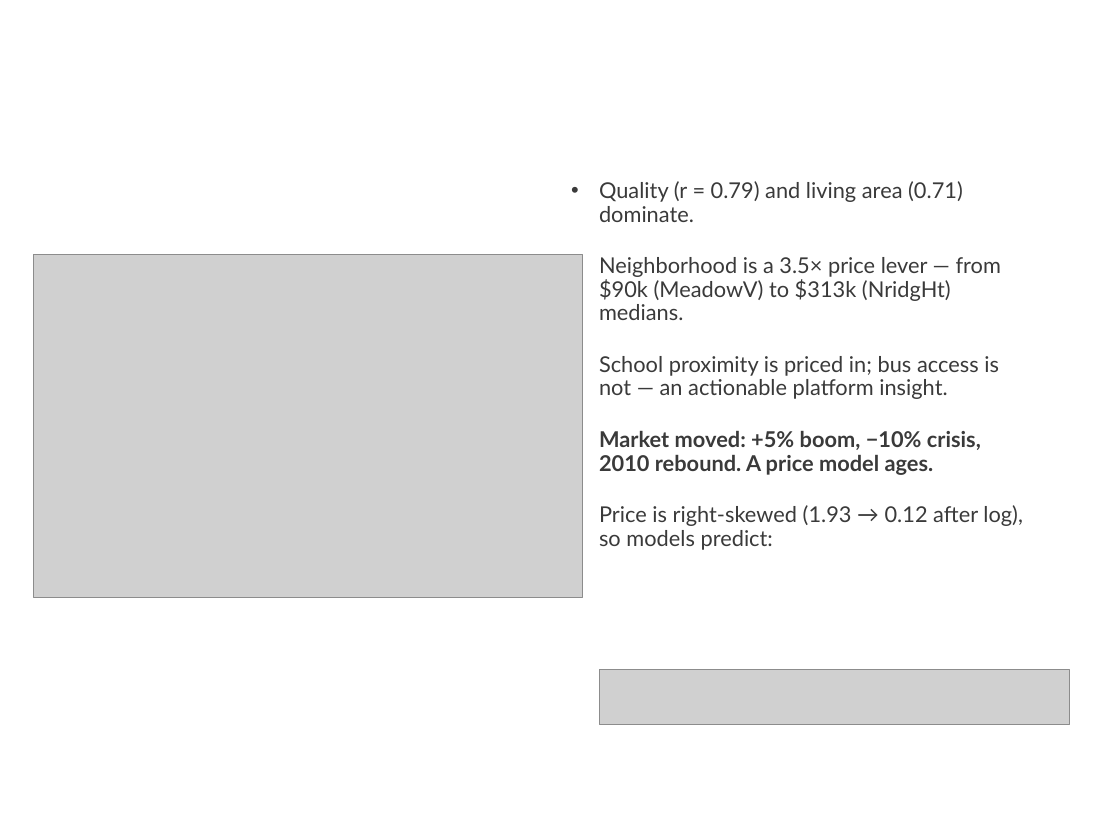
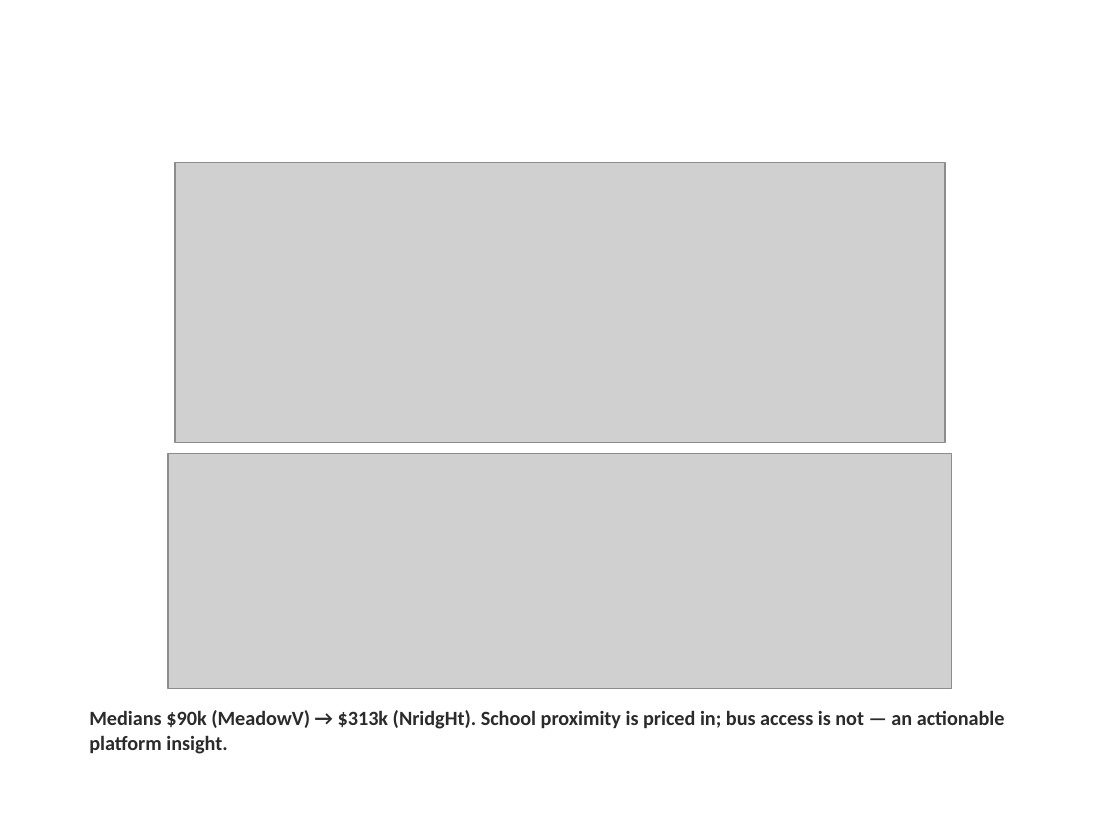
Before and after one commit to ducnt3/house-price-analytics, a slide deck: slide 10 of reports/hust-house-price-slides.pptx (slide 5 before the commit). Drawn at 1120x840 pixels with LibreOffice and Linux fonts; fonts in the diff are those of the drawing; grey boxes stand for pictures; background and template pictures are left out. Boxes give left, top, right and bottom in pixels: in the first picture for what was removed or moved away, otherwise in the second. Text is boxed around its words. In the diff, an @@ line names an element or a change of style, - is before the commit and + after.

Commit message:
docs: expand slide deck to 22 slides with LaTeX-typeset formulas
- Cover lists all members with student IDs
- Formulas re-rendered in Computer Modern (classic LaTeX typeface);
  multi-line formulas split into single-line images so nothing collides
- New slides: agenda, injected-imperfections table, four EDA slides using
  all figures, residual analysis, model-choice rationale, conformal
  calibration walkthrough, monitoring design + results, app screenshot
  on the demo slide

```diff
--- a/reports/hust-house-price-slides.pptx
+++ b/reports/hust-house-price-slides.pptx
@@ picture added at [175, 162, 945, 442] @@
@@ text removed at [599, 181, 1023, 550] @@
-• Quality (r = 0.79) and living area (0.71) dominate.
-• Neighborhood is a 3.5× price lever — from $90k (MeadowV) to $313k (NridgHt) medians.
-• School proximity is priced in; bus access is not — an actionable platform insight.
-• Market moved: +5% boom, −10% crisis, 2010 rebound. A price model ages.
-• Price is right-skewed (1.93 → 0.12 after log), so models predict:
@@ picture removed at [34, 254, 582, 597] @@
@@ picture added at [168, 454, 952, 689] @@
@@ picture removed at [599, 670, 1070, 725] @@
@@ text added at [89, 710, 1005, 754], 13 pt, text #2B2B2B, bold @@
+Medians $90k (MeadowV) → $313k (NridgHt). School proximity is priced in; bus access is not — an actionable platform insight.
@@ title at [626, 711, 639, 725]: text changed @@
-What drives price (EDA)
+EDA 4/4 — location is a 3.5× price lever
```
Also in this commit, not shown: 11 other slides changed, 10 slides added, 1 slide removed, 13 other files.
